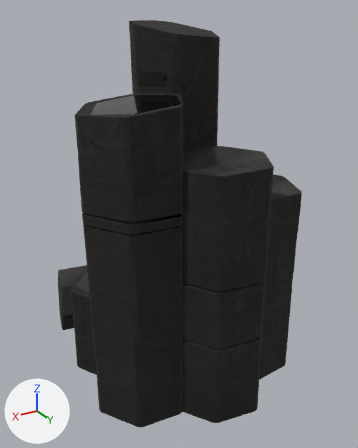
A saved change to the Blender file render-output/b4-props/b4p_basalt_columns/b4p_basalt_columns.blend.
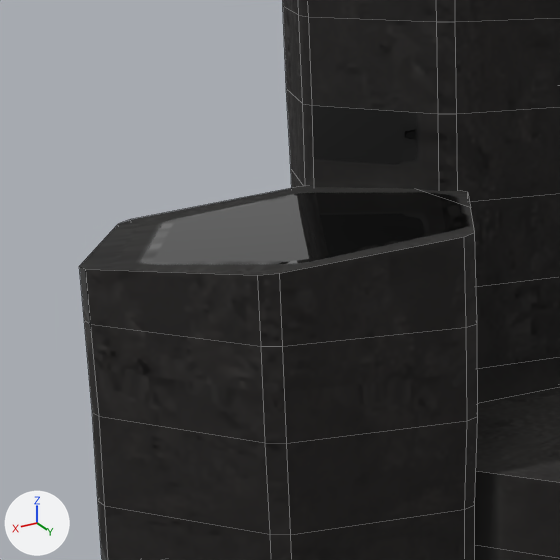
The first picture shows the older version from a 50 mm camera at (1.48, 2.66, 2.25) aimed at (-0.05, 0.1, 0.97). The close-ups show the older and then the newer version on the part from 15% to 58% of the width and 9% to 44% of the height of that picture. Only the edits that show in the close-ups are written down. Lighting does not change. The marker at lower left points along +X, +Y and +Z. The close-ups show mesh edges as thin lines.

Names of what the first close-up shows: 'b4p_basalt_columns'.
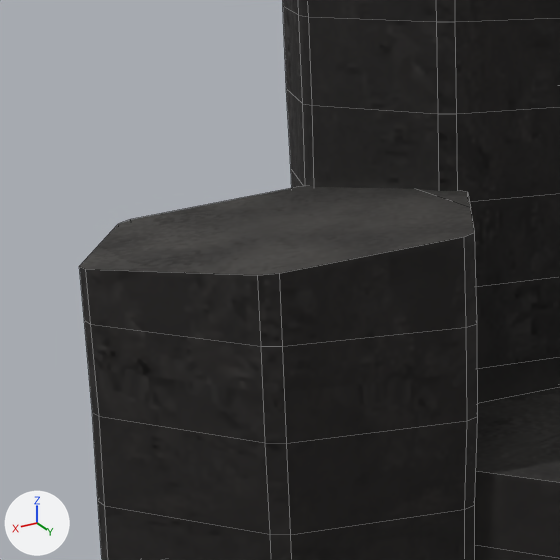
Patch to the scene script:
```diff
--- a/render-output/b4-props/b4p_basalt_columns/b4p_basalt_columns.blend.py
+++ b/render-output/b4-props/b4p_basalt_columns/b4p_basalt_columns.blend.py
@@ me_b4p_basalt_columns @@
 # used by ob_b4p_basalt_columns; location = (0.0, 0.0, 0.0)
-me_b4p_basalt_columns.from_pydata(...)  # 1332 vertices, 1204 faces; spans x -0.69..0.69, y -0.89..0.89, z 0.0..2.2
+me_b4p_basalt_columns.from_pydata(...)  # 1284 vertices, 1156 faces; spans x -0.69..0.69, y -0.89..0.89, z 0.0..2.2
+# me_b4p_basalt_columns part 1: 198 kept faces spanning x -0.69..0.69, y -0.89..0.87, z 0.0..2.2 get new texture (UV) coordinates
+# edits to the shape of me_b4p_basalt_columns do not show in these pictures
 me_b4p_basalt_columns.materials.append(mat_b4p_basalt_columns_mat)
```

Location of each change, [x1, y1, x2, y2] in pixels of the close-ups (560 x 560 px):
part 1 of me_b4p_basalt_columns, surface changed: [79, 123, 474, 560] in both
